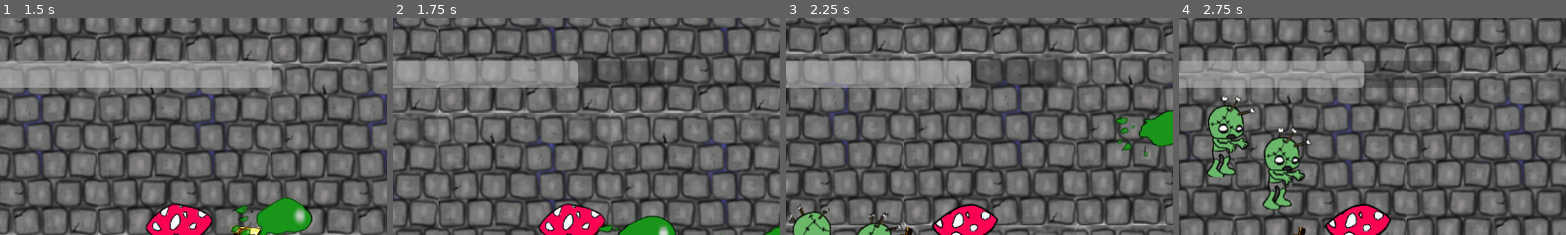
Above: before the commit, frames 1-4 (left to right).
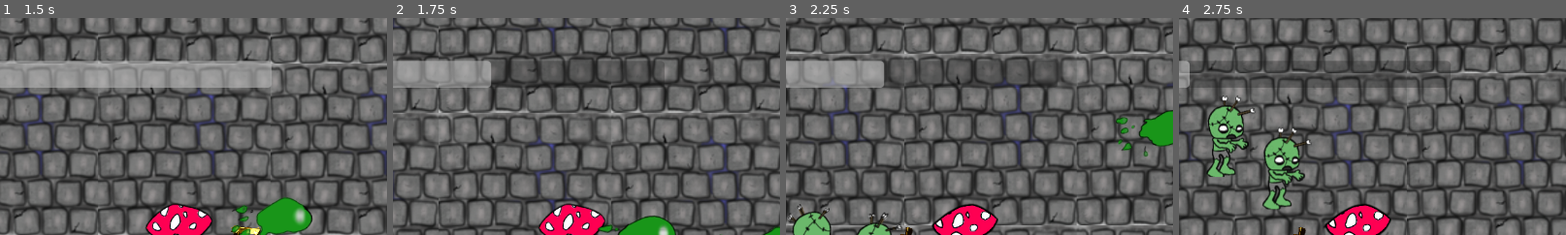
Above: after the commit, the same moments.

Repository: HelplessSneeker/project-tb
Game: Godot game, scene res://src/ui/start_menu.tscn
The game is run twice, just before and just after one commit, with the same random seed, the same clock (stepped at 60 frames per second) and the same inputs.
Inputs (mouse positions are % of the whole screen's width and height, from its top left):
- Up to frame 1 (1.5 s): click "Play" at 0.5 s; move the mouse to (72, 45) at 1.27 s; press the mouse at (72, 45) at 1.28 s; hold D (right) from 1.28 s (still down)
- Up to frame 2 (1.75 s): keep holding D (right)
- Up to frame 3 (2.25 s): move the mouse to (30, 55) at 2.02 s; release D (right) at 2.03 s; release the mouse at (30, 55) at 2.03 s; hold S (down) from 2.03 s (still down); click (30, 55) at 2.1 s
- Up to frame 4 (2.75 s): keep holding S (down)
The pictures show only the part of the screen within x 27-77%, y 0-50%; the shares and areas given below are measured in that part.

Frame 1 is identical in both runs. In frame 2, 2.8% of the frame differs, in the area x 24-48%, y 19-33%; in frame 3, 2.8%; in frame 4, 5.6%, in the area x 2-48%, y 19-33%.

Commit message:
small changes

Diff:
--- a/src/game/level.tscn
+++ b/src/game/level.tscn
@@ -1,56 +1,11 @@
-[gd_scene load_steps=18 format=4 uid="uid://c2soamuilmd4i"]
+[gd_scene load_steps=9 format=4 uid="uid://c2soamuilmd4i"]
 
 [ext_resource type="Script" path="res://src/game/level.gd" id="1_87trg"]
-[ext_resource type="Script" path="res://src/player/player.gd" id="1_gscqw"]
-[ext_resource type="Script" path="res://src/shooting/shooter/shooter.gd" id="3_pbob1"]
-[ext_resource type="PackedScene" uid="uid://crcwvytue7gwe" path="res://src/shooting/bullet/bullet.tscn" id="4_b4vvo"]
-[ext_resource type="Texture2D" uid="uid://bngpgvqag3vx5" path="res://assets/random/desert_eagle.png" id="5_w0y5a"]
+[ext_resource type="PackedScene" uid="uid://bvaoinmi0hocm" path="res://src/player/player.tscn" id="2_uteke"]
 [ext_resource type="PackedScene" uid="uid://qwkuslpdpf7r" path="res://src/mob/mob.tscn" id="6_37hqr"]
-[ext_resource type="Texture2D" uid="uid://bxxd3bwcww4xy" path="res://assets/player/player_standard.tres" id="6_xia45"]
-[ext_resource type="Texture2D" uid="uid://sabvnhgfvq70" path="res://assets/player/player_up.tres" id="7_diq4w"]
 [ext_resource type="PackedScene" uid="uid://bgtdllokt8he4" path="res://src/enviorment/wall.tscn" id="7_du1cr"]
-[ext_resource type="Texture2D" uid="uid://bljxlee4wyrtd" path="res://assets/player/player_left.tres" id="7_pie3l"]
-[ext_resource type="Texture2D" uid="uid://bt4qup1jv2tsp" path="res://assets/player/player_right.tres" id="8_qgr7m"]
 [ext_resource type="PackedScene" uid="uid://dy2ria6edn2oq" path="res://src/enviorment/floor.tscn" id="8_r0f2e"]
 [ext_resource type="PackedScene" uid="uid://bphf081gt14b4" path="res://src/HUD/hud.tscn" id="13_dlb62"]
-
-[sub_resource type="CircleShape2D" id="CircleShape2D_sy2xw"]
-radius = 11.1773
-
-[sub_resource type="SpriteFrames" id="SpriteFrames_sovis"]
-animations = [{
-"frames": [{
-"duration": 1.0,
-"texture": ExtResource("6_xia45")
-}],
-"loop": true,
-"name": &"default",
-"speed": 5.0
-}, {
-"frames": [{
-"duration": 1.0,
-"texture": ExtResource("7_pie3l")
-}],
-"loop": true,
-"name": &"left",
-"speed": 5.0
-}, {
-"frames": [{
-"duration": 1.0,
-"texture": ExtResource("8_qgr7m")
-}],
-"loop": true,
-"name": &"right",
-"speed": 5.0
-}, {
-"frames": [{
-"duration": 1.0,
-"texture": ExtResource("7_diq4w")
-}],
-"loop": true,
-"name": &"up",
-"speed": 5.0
-}]
 
 [sub_resource type="TileSetScenesCollectionSource" id="TileSetScenesCollectionSource_kjim3"]
 scenes/3/scene = ExtResource("7_du1cr")
@@ -63,33 +18,7 @@
 [node name="Level" type="Node"]
 script = ExtResource("1_87trg")
 
-[node name="Player" type="CharacterBody2D" parent="." groups=["player"]]
-script = ExtResource("1_gscqw")
-speed = 600
-
-[node name="CollisionShape2D" type="CollisionShape2D" parent="Player"]
-scale = Vector2(4.80996, 4.80996)
-shape = SubResource("CircleShape2D_sy2xw")
-
-[node name="Shooter" type="Node2D" parent="Player"]
-script = ExtResource("3_pbob1")
-fire_rate = 5.0
-Bullet = ExtResource("4_b4vvo")
-
-[node name="ShooterMarker" type="Marker2D" parent="Player/Shooter"]
-position = Vector2(97, 7)
-
-[node name="Sprite2D" type="Sprite2D" parent="Player/Shooter/ShooterMarker"]
-position = Vector2(0, 5)
-rotation = 0.40071
-scale = Vector2(0.0851526, 0.0851526)
-texture = ExtResource("5_w0y5a")
-
-[node name="Camera2D" type="Camera2D" parent="Player"]
-
-[node name="AnimatedSprite2D" type="AnimatedSprite2D" parent="Player"]
-scale = Vector2(0.5, 0.5)
-sprite_frames = SubResource("SpriteFrames_sovis")
+[node name="Player" parent="." instance=ExtResource("2_uteke")]
 
 [node name="Mob" parent="." groups=["mobs"] instance=ExtResource("6_37hqr")]
 position = Vector2(-247, 354)
@@ -107,7 +36,5 @@
 
 [node name="HUD" parent="." instance=ExtResource("13_dlb62")]
 
-[connection signal="hit" from="Player" to="Player" method="_on_hit"]
 [connection signal="hp_changed" from="Player" to="HUD" method="_on_player_hp_changed"]
 [connection signal="set_max_hp" from="Player" to="HUD" method="_on_player_set_max_hp"]
-[connection signal="shoot" from="Player/Shooter" to="Player/Shooter" method="_on_shoot"]
--- a/src/player/player.gd
+++ b/src/player/player.gd
@@ -2,7 +2,7 @@
 
 @export var max_hp: int = 5;
 @export var speed = 400
-@onready var invulnerability_duration = 1
+@export var invulnerability_duration = 0.5
 
 signal set_max_hp(hp: int)
 
--- a/src/player/player.tscn
+++ b/src/player/player.tscn
@@ -40,26 +40,25 @@
 }, {
 "frames": [{
 "duration": 1.0,
-"texture": ExtResource("8_gwcoc")
+"texture": ExtResource("8_nii26")
 }],
 "loop": true,
 "name": &"up",
 "speed": 5.0
 }]
 
-[node name="Player" type="RigidBody2D" groups=["player"]]
-script = ExtResource("1_oed5x")
+[node name="Player" type="CharacterBody2D" groups=["player"]]
+script = ExtResource("1_6r57x")
 speed = 600
 
 [node name="CollisionShape2D" type="CollisionShape2D" parent="."]
 scale = Vector2(4.80996, 4.80996)
 shape = SubResource("CircleShape2D_sy2xw")
-debug_color = Color(2.98411e-06, 0.591671, 0.745588, 0.42)
 
 [node name="Shooter" type="Node2D" parent="."]
-script = ExtResource("2_uembw")
+script = ExtResource("2_yr1xv")
 fire_rate = 5.0
-Bullet = ExtResource("3_2u4k6")
+Bullet = ExtResource("3_g10ko")
 
 [node name="ShooterMarker" type="Marker2D" parent="Shooter"]
 position = Vector2(97, 7)
--- a/src/shooting/shooter/shooter.gd
+++ b/src/shooting/shooter/shooter.gd
@@ -24,5 +24,5 @@
 		shoot_time = 0
 		cooldown = true
 		var b = Bullet.instantiate()
-		owner.add_child(b)
+		get_tree().root.add_child(b)
 		b.transform = $ShooterMarker.global_transform
--- a/src/utils/entity_base.gd
+++ b/src/utils/entity_base.gd
@@ -8,7 +8,6 @@
 var knockback_duration = 0.2;
 var knockback_time = 0;
 var invulnerable = false;
-
 
 var hp: int:
 	set(value):
Not shown: 5 places in src/player/player.tscn that only renumber resources
